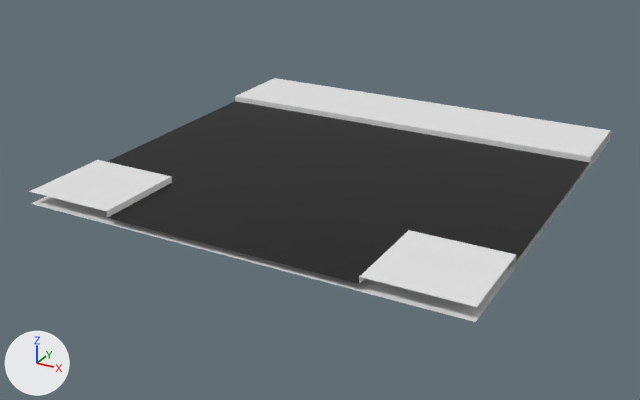
What one commit did to the FBX model Samples/RoadSystem/Models/IntersectionT.fbx.
Before and after are seen from a 50 mm camera at (12.36, -24.19, 10.61) aimed at (-0.5, -0.81, -1.08). The lights are fixed; the arrows at lower left show +X, +Y and +Z. The first picture is the older version.
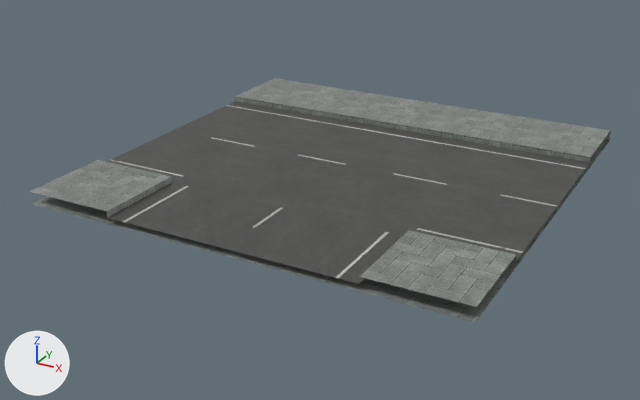
Boxes (x1, y1, x2, y2) around the edits, measured in the pictures (640 x 400 px):
'Plane', surface changed
    both: (29, 78, 611, 322)

Diff of the bpy script that builds the scene:
```diff
--- a/Samples/RoadSystem/Models/IntersectionT.fbx.py
+++ b/Samples/RoadSystem/Models/IntersectionT.fbx.py
@@ img_pavingstones081_1k_color_png @@
+img_pavingstones081_1k_color_png = load_image('PavingStones081_1K_Color.png', '../Textures/PavingStones081_1K_Color.png', 1024, 1024, 'sRGB')
@@ img_road007_1k_color_png @@
+img_road007_1k_color_png = load_image('Road007_1K_Color.png', '../Textures/Road007_1K_Color.png', 1024, 1024, 'sRGB')
@@ mat_road @@
 mat_road = principled_material('Road')
-mat_road.base_color = (0.0, 0.0, 0.0)  # black #000000
+mat_road.texture = img_road007_1k_color_png
@@ mat_sidewalk @@
 mat_sidewalk = principled_material('Sidewalk')
-mat_sidewalk.base_color = (0.8, 0.8, 0.8)  # white #e7e7e7
+mat_sidewalk.texture = img_pavingstones081_1k_color_png
```
